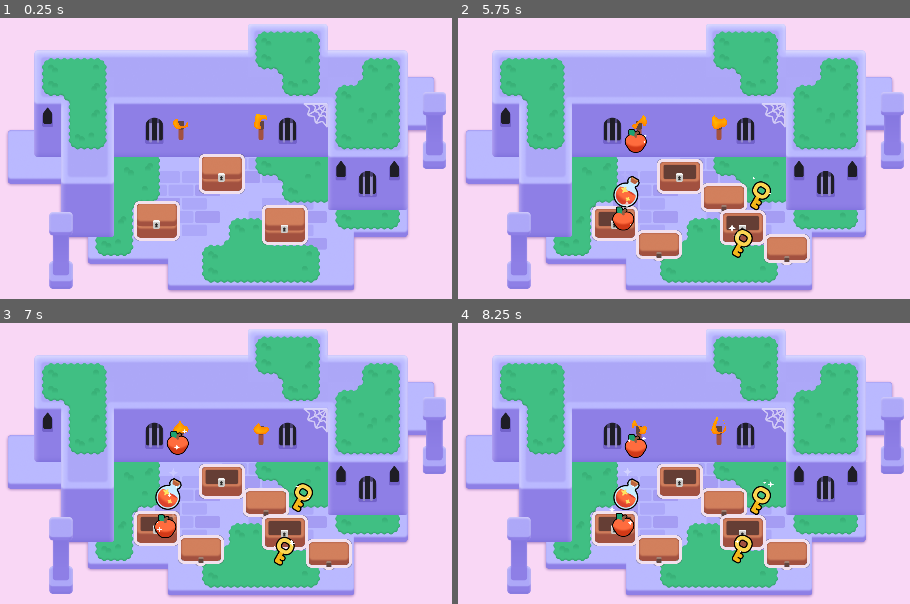
Above: before the commit, frames 1-4 (two rows, left to right).
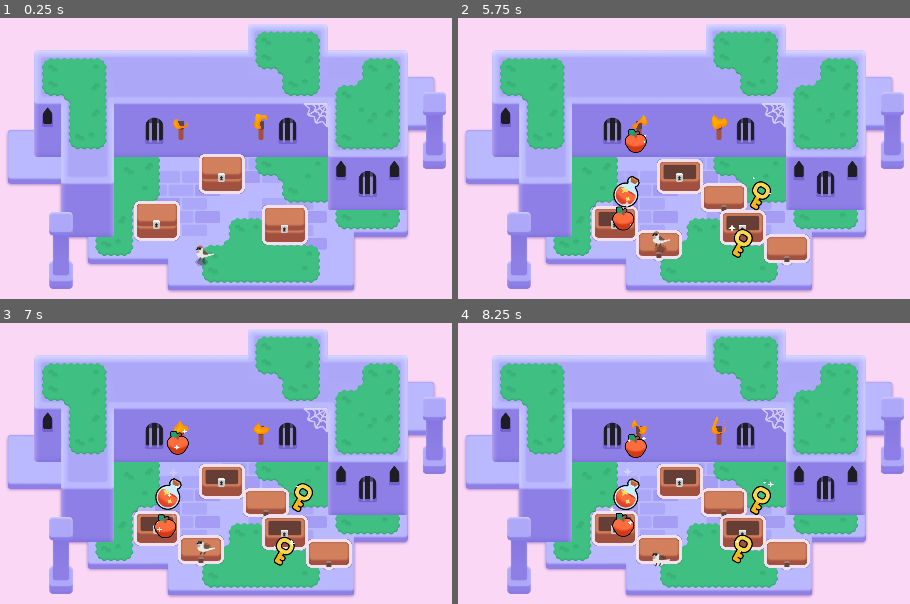
Above: after the commit, the same moments.

Repository: ylirin/2d-GameDev-Course
Game: Godot game, scene res://lessons/mini_dungeon.tscn
Same seed, same stepped clock (60 frames per second), same inputs: the game is played once before the commit and once after it.
Inputs (mouse positions are in pixels of both pictures, inside the frame that each line leads up to):
- Up to frame 1 (0.25 s): no input
- Up to frame 2 (5.75 s): tap Enter at 0.5 s; move the mouse to (679, 172) at 0.52 s; press the mouse at (679, 172) at 0.53 s; hold D (move_right) 0.53-1.28 s; tap Space at 0.77, 1.52, 3.02, 3.77, 4.52 s; move the mouse to (616, 220) at 1.27 s; release the mouse at (616, 220) at 1.28 s; hold S (move_down) 1.28-2.03 s; right-click (616, 220) at 1.35 s; click (616, 220) at 1.42 s; move the mouse to (742, 225) at 2.02 s; hold D (move_right) 2.03-2.78 s; tap Z at 2.1, 4.35 s; click (742, 225) at 2.17 s; move the mouse to (638, 265) at 2.77 s; hold W (move_up) 2.78-3.53 s; click (638, 265) at 2.85 s; move the mouse to (outside the picture) at 3.52 s; hold Right mouse button (right_click) 3.53-4.28 s; hold A (move_left) 3.53-5.03 s; click (outside the picture) at 3.67 s; move the mouse to (outside the picture) at 4.27 s; click (outside the picture) at 4.42 s; move the mouse to (720, 175) at 5.02 s; press the mouse at (720, 175) at 5.03 s; hold S (move_down) from 5.03 s (still down)
- Up to frame 3 (7 s): move the mouse to (99, 367) at 5.77 s; release S (move_down) at 5.78 s; release the mouse at (99, 367) at 5.78 s; hold D (move_right) 5.78-6.53 s; right-click (99, 367) at 5.85 s; click (99, 367) at 5.92 s; tap Space at 6.02, 6.77 s; move the mouse to (397, 457) at 6.52 s; hold W (move_up) from 6.53 s (still down); tap Z at 6.6 s; click (397, 457) at 6.67 s
- Up to frame 4 (8.25 s): move the mouse to (516, 502) at 7.27 s; release W (move_up) at 7.28 s; hold D (move_right) 7.28-8.03 s; click (516, 502) at 7.35 s; tap Space at 7.52 s; move the mouse to (760, 382) at 8.02 s; hold S (move_down) from 8.03 s (still down); hold Right mouse button (right_click) from 8.03 s (still down); click (760, 382) at 8.17 s

The runs differ from the first frame. In frame 1, 0.2% of the frame differs, in the area x 43-48%, y 80-89%; in frame 2, 0.2%; in frame 3, 0.1%; in frame 4, 0.1%.

Commit message:
L9. Let's Experiment

Diff:
--- a/M06.looting_workbook/assets/torch/torch.gd
+++ b/M06.looting_workbook/assets/torch/torch.gd
@@ -5,3 +5,13 @@
 func _ready() -> void:
 	# This parameter of the shader material gives each flame a slightly different look and randomized animation.
 	flame.material.set("shader_parameter/offset", global_position * 0.1)
+
+func _input_event(viewport: Viewport, event: InputEvent, shape_idx: int) -> void:
+	var is_mouse_pressed: bool = (
+		event is InputEventMouseButton and
+		event.button_index == MOUSE_BUTTON_LEFT and
+		event.is_pressed()
+		)
+
+	if is_mouse_pressed:
+		flame.visible = not flame.visible
--- a/M06.looting_workbook/assets/torch/torch.tscn
+++ b/M06.looting_workbook/assets/torch/torch.tscn
@@ -28,7 +28,11 @@
 shader_parameter/noise_sampler = SubResource("NoiseTexture2D_1dd3t")
 shader_parameter/flame_gradient = SubResource("GradientTexture1D_cnwig")
 
-[node name="Torch" type="Node2D"]
+[sub_resource type="CapsuleShape2D" id="CapsuleShape2D_j1mg4"]
+radius = 8.0
+height = 24.0
+
+[node name="Torch" type="Area2D"]
 script = ExtResource("1_8rman")
 
 [node name="TorchBody" type="Sprite2D" parent="."]
@@ -40,3 +44,7 @@
 position = Vector2(0, -30)
 scale = Vector2(0.28038, 0.28038)
 texture = ExtResource("3_5oi5q")
+
+[node name="CollisionShape2D" type="CollisionShape2D" parent="."]
+position = Vector2(0, -13)
+shape = SubResource("CapsuleShape2D_j1mg4")
--- /dev/null
+++ b/M06.looting_workbook/bird.gd
@@ -0,0 +1,33 @@
+extends Node2D
+
+@onready var sprite2d: Sprite2D = $Sprite2D
+@onready var wait_timer: Timer = $WaitTimer
+@onready var shadow: Sprite2D = $Shadow
+
+func _ready() -> void:
+	wait_timer.wait_time = randf_range(1.0, 3.0)
+	wait_timer.one_shot = true
+	wait_timer.timeout.connect(_animate_one_hop)
+	wait_timer.start()
+
+func _animate_one_hop() -> void:
+	const HOP_DURATION := 0.25
+	const HALF_HOP_DURATION := HOP_DURATION / 2.0
+
+	var random_direction := Vector2(1.0, 0.0).rotated(randf() * 2.0 * PI)
+	var land_position := random_direction * randf_range(0.0, 30.0)
+
+	var tween := create_tween().set_parallel()
+	tween.tween_property(sprite2d, "position:x", land_position.x, HOP_DURATION)
+	tween.tween_property(shadow, "position", land_position, HOP_DURATION)
+
+	tween = create_tween()
+	tween.set_trans(Tween.TRANS_QUAD)
+	tween.set_ease(Tween.EASE_OUT)
+	const JUMP_HEIGHT := 16.0
+	tween.tween_property(sprite2d, "position:y", land_position.y - JUMP_HEIGHT, HALF_HOP_DURATION)
+	tween.set_ease(Tween.EASE_IN)
+	tween.tween_property(sprite2d, "position:y", land_position.y, HALF_HOP_DURATION)
+
+	wait_timer.wait_time = randf_range(1.0, 3.0)
+	tween.finished.connect(wait_timer.start)
--- a/M06.looting_workbook/lessons/items/item.gd
+++ b/M06.looting_workbook/lessons/items/item.gd
@@ -4,6 +4,19 @@
 
 func _ready() -> void:
 	play_floating_animation()
+
+func _input_event(viewport: Viewport, event: InputEvent, shape_idx: int) -> void:
+	var event_is_mouse_click: bool = (
+		event is InputEventMouseButton and
+		event.button_index == MOUSE_BUTTON_LEFT and
+		event.is_pressed()
+		)
+
+	if event_is_mouse_click:
+		var tween := create_tween()
+		tween.set_trans(Tween.TRANS_CUBIC).set_ease(Tween.EASE_OUT)
+		tween.tween_property(self, "scale", Vector2(0.0,0.0), 0.3)
+		tween.finished.connect(queue_free)
 
 
 func play_floating_animation() -> void:
--- a/M06.looting_workbook/lessons/mini_dungeon.tscn
+++ b/M06.looting_workbook/lessons/mini_dungeon.tscn
@@ -7,6 +7,7 @@
 [ext_resource type="Texture2D" uid="uid://l0y1k1obencd" path="res://assets/dungeon/spider_web.png" id="5_ywba7"]
 [ext_resource type="PackedScene" uid="uid://eundh35r605v" path="res://assets/torch/torch.tscn" id="6_fokey"]
 [ext_resource type="PackedScene" uid="uid://cc7wwuv50rwks" path="res://lessons/chest/chest.tscn" id="7_0fmoh"]
+[ext_resource type="PackedScene" uid="uid://5uj42f4ay8e4" path="res://sparrow.tscn" id="8_tqe6e"]
 
 [sub_resource type="TileSetAtlasSource" id="TileSetAtlasSource_6s4s5"]
 texture = ExtResource("1_sym7n")
@@ -331,3 +332,6 @@
 
 [node name="Chest3" parent="." instance=ExtResource("7_0fmoh")]
 position = Vector2(680, 329)
+
+[node name="Bird" parent="." instance=ExtResource("8_tqe6e")]
+position = Vector2(536, 424)
--- /dev/null
+++ b/M06.looting_workbook/sparrow.tscn
@@ -0,0 +1,18 @@
+[gd_scene load_steps=4 format=3 uid="uid://5uj42f4ay8e4"]
+
+[ext_resource type="Script" path="res://bird.gd" id="1_ei84i"]
+[ext_resource type="Texture2D" uid="uid://bwhshkk62k3bh" path="res://assets/bird/sparrow.png" id="1_ue0m2"]
+[ext_resource type="PackedScene" uid="uid://dnetm54guji21" path="res://assets/bird/shadow.tscn" id="2_akj37"]
+
+[node name="Bird" type="Node2D"]
+script = ExtResource("1_ei84i")
+
+[node name="Sprite2D" type="Sprite2D" parent="."]
+position = Vector2(0, -2)
+texture = ExtResource("1_ue0m2")
+
+[node name="Shadow" parent="." instance=ExtResource("2_akj37")]
+position = Vector2(-7, 20)
+
+[node name="WaitTimer" type="Timer" parent="."]
+one_shot = true
Not shown: 1 places in M06.looting_workbook/assets/torch/torch.tscn that only renumber resources
Not shown: 1 places in M06.looting_workbook/lessons/mini_dungeon.tscn that only renumber resources
